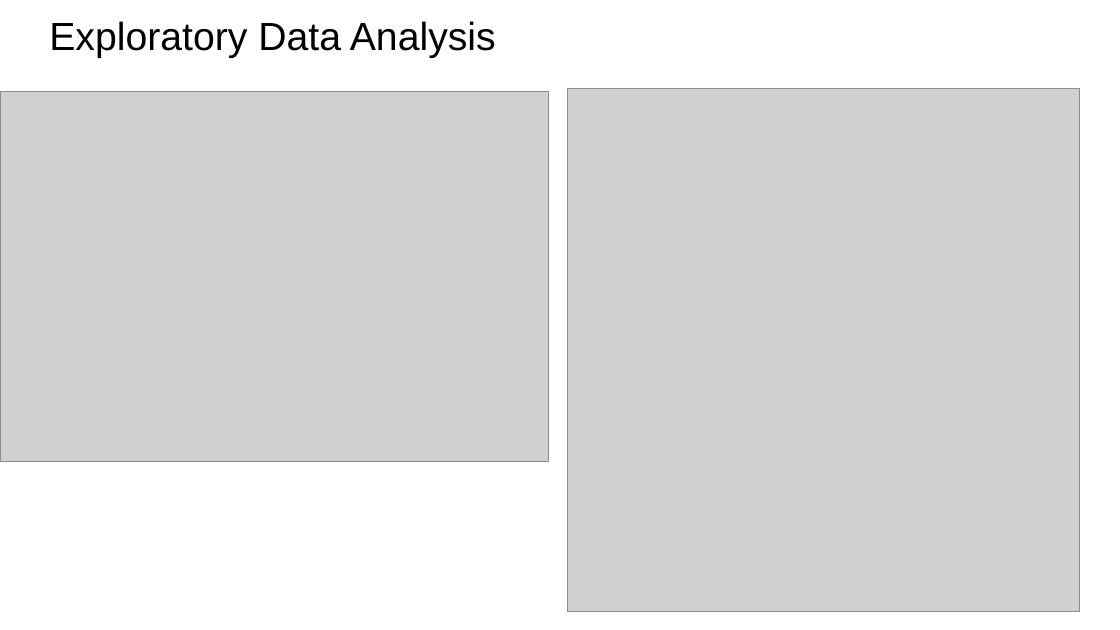
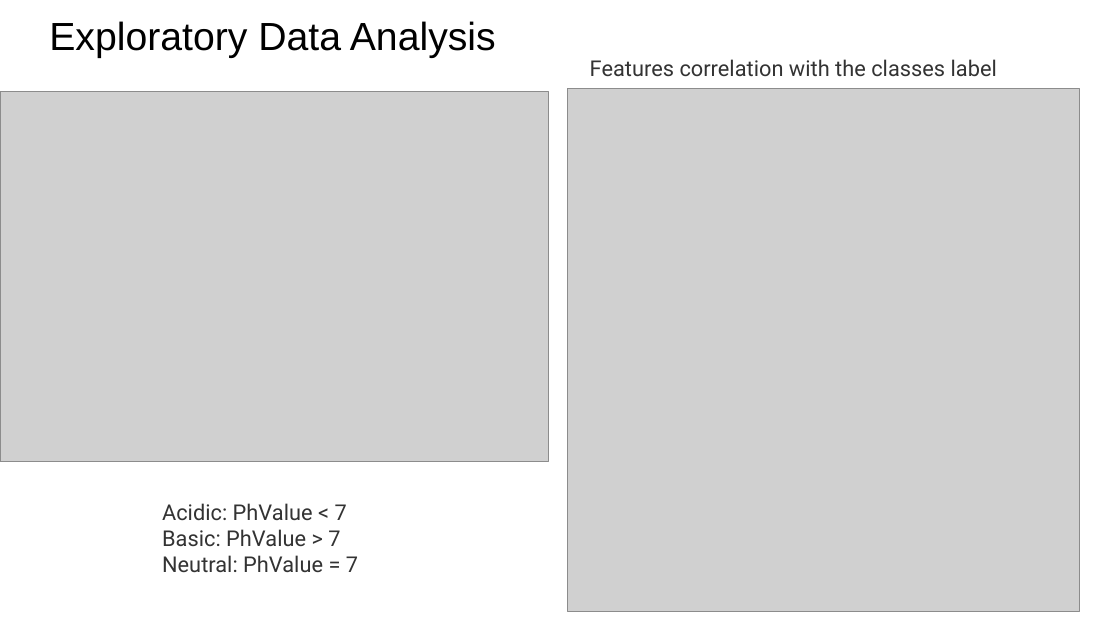
Before and after one commit to abishek269/Protein-Super-family-Classification-, a slide deck: slide 7 of Final_report_presentation.pptx (slide 6 before the commit). Drawn at 1120x630 pixels with LibreOffice and Linux fonts; fonts in the diff are those of the drawing; grey boxes stand for pictures. Boxes give left, top, right and bottom in pixels: in the first picture for what was removed or moved away, otherwise in the second. Text is boxed around its words. In the diff, an @@ line names an element or a change of style, - is before the commit and + after.

```diff
--- a/Final_report_presentation.pptx
+++ b/Final_report_presentation.pptx
@@ text added at <box>590,59,997,76</box>, 14 pt, text #333333 @@
+Features correlation with the classes label
@@ text added at <box>162,503,358,572</box>, 14 pt, text #333333 @@
+Acidic: PhValue < 7
+Basic: PhValue > 7
+Neutral: PhValue = 7
```
Also in this commit, not shown: 7 other slides changed, 4 slides added, 1 slide removed.
